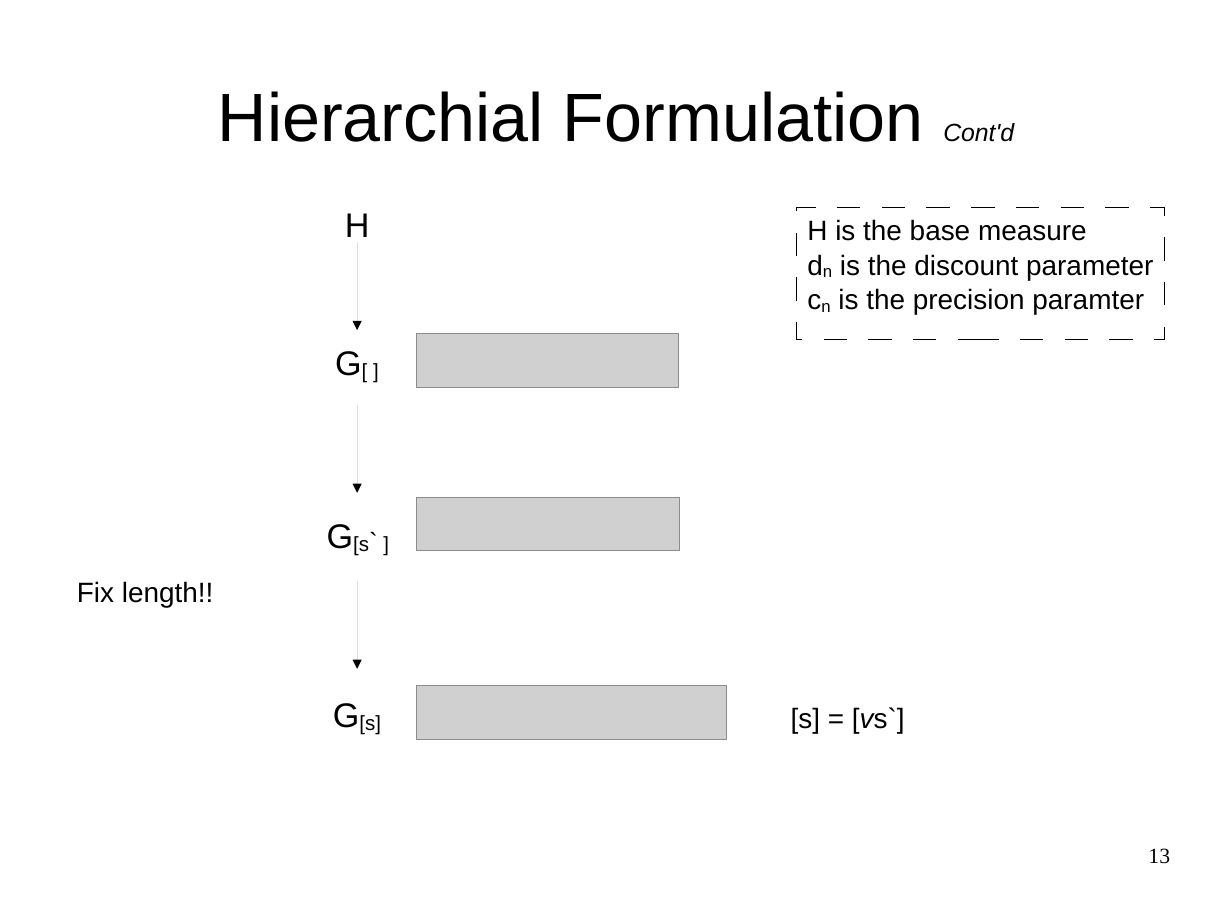
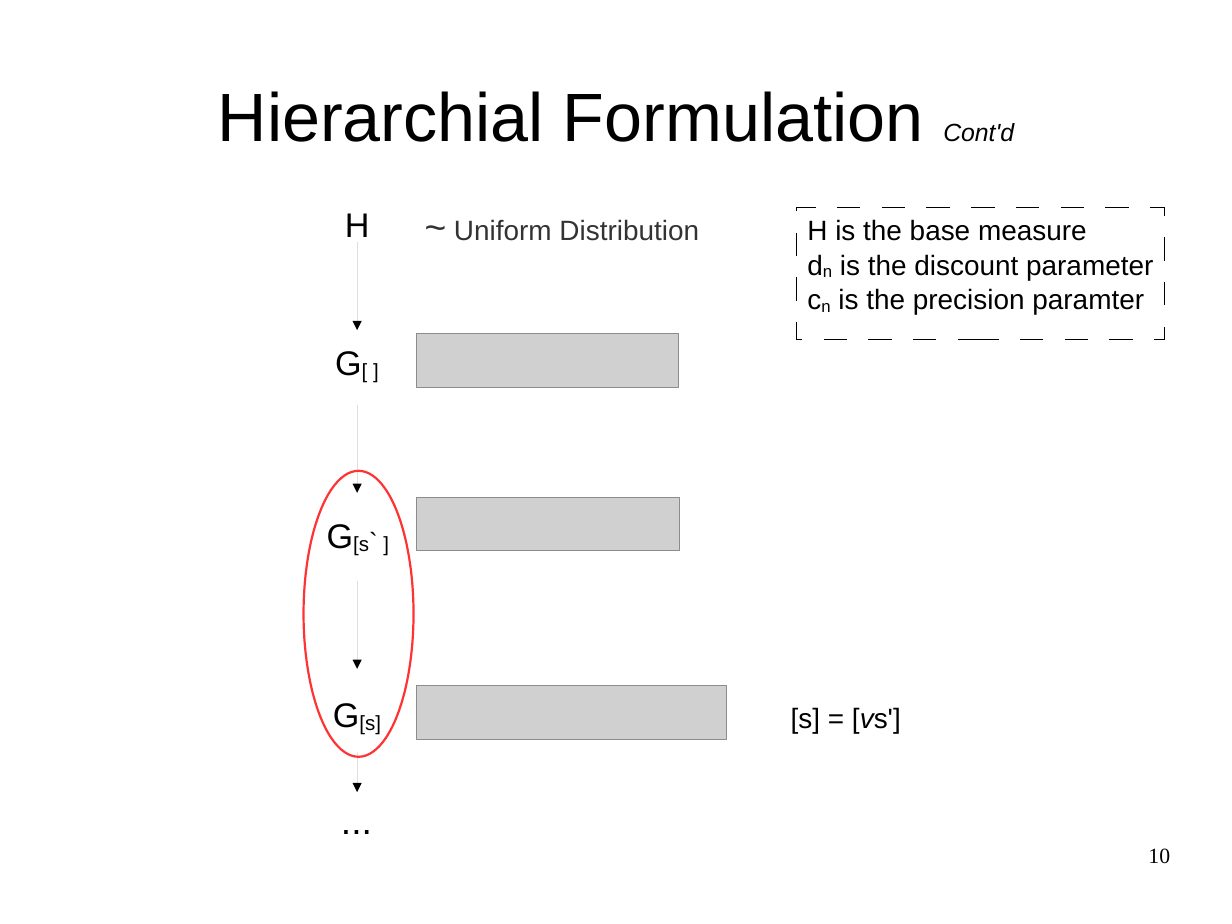
Before and after one commit to snadi/cs886, a slide deck: slide 10 of cs886/presentation/cs886_sarah-karim.odp (slide 13 before the commit). Drawn at 1232x924 pixels with LibreOffice and Linux fonts; fonts in the diff are those of the drawing; grey boxes stand for pictures. Boxes give left, top, right and bottom in pixels: in the first picture for what was removed or moved away, otherwise in the second. Text is boxed around its words. In the diff, an @@ line names an element or a change of style, - is before the commit and + after.

```diff
--- a/cs886/presentation/cs886_sarah-karim.odp
+++ b/cs886/presentation/cs886_sarah-karim.odp
@@ text added at (454,219,699,241), 18 pt, text #333333 @@
+~ Uniform Distribution
@@ ellipse added at (304,471,414,757), outline #FF3333 1.42 pt @@
@@ text removed at (77,581,214,607) @@
-Fix length!!
@@ text at (791,707,901,733): text changed @@
-[s] = [vs`]
+[s] = [vs']
@@ arrow added from (358, 752) to (358, 793), #000000 0 pt @@
@@ text added at (330,793,383,845), 24 pt, text #000000 @@
+...
@@ page number at (1148,848,1170,864): text changed @@
-13
+10
```
Also in this commit, not shown: 14 other slides changed, 11 slides added, 12 slides removed.
